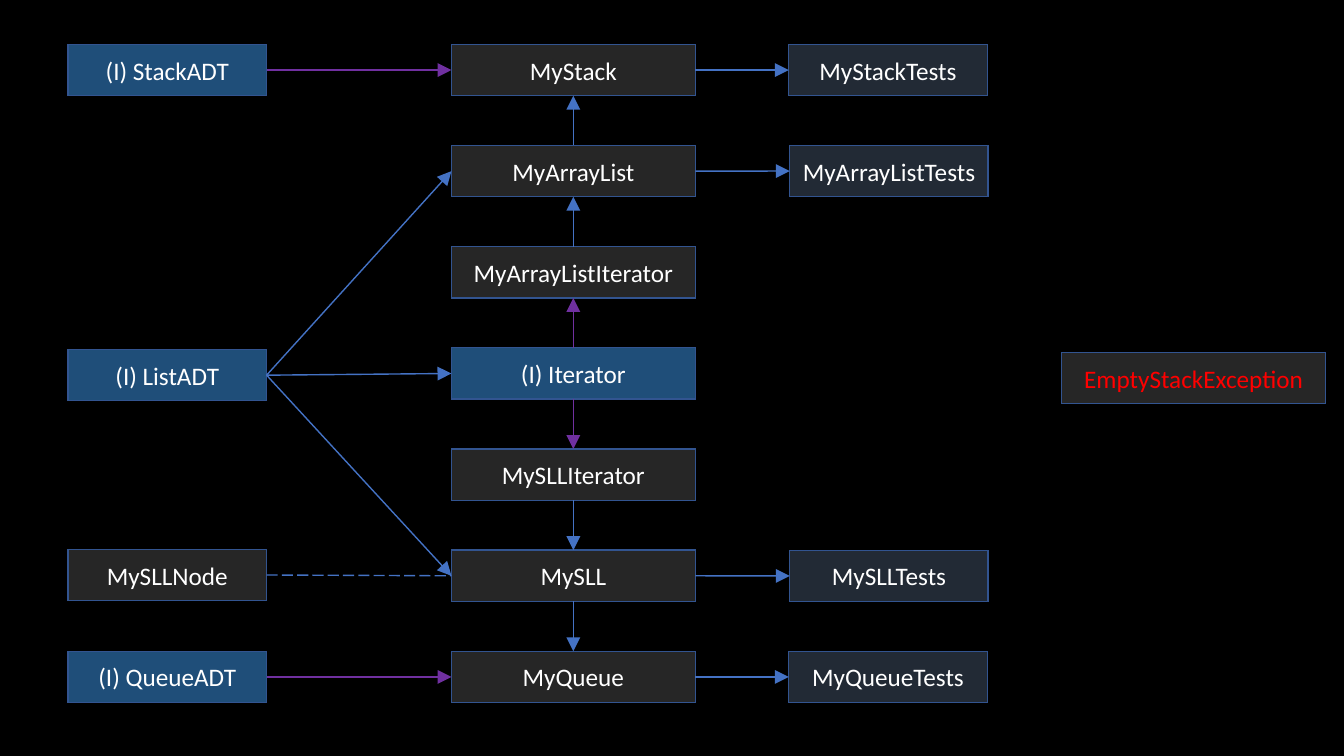
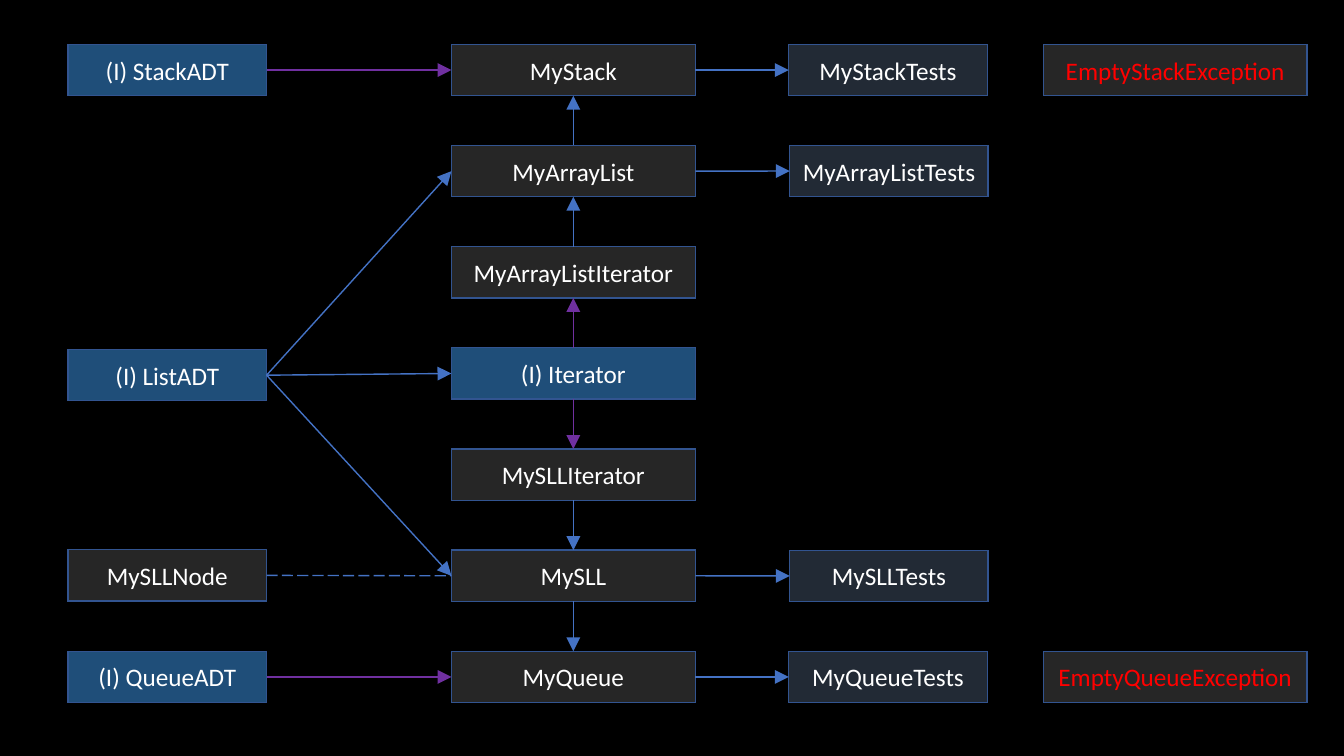
Before and after one commit to Jaeyoung-Kim-Dev/Stack-and-Queue-ADTs, a slide deck: slide 1 of MyMap.pptx. Drawn at 1344x756 pixels with LibreOffice and Linux fonts; fonts in the diff are those of the drawing. Boxes give left, top, right and bottom in pixels: in the first picture for what was removed or moved away, otherwise in the second. Text is boxed around its words. In the diff, an @@ line names an element or a change of style, - is before the commit and + after.

```diff
--- a/MyMap.pptx
+++ b/MyMap.pptx
@@ rectangle "EmptyStackException": place and size @@
-rectangle "EmptyStackException" at [1062,353,1326,404]
+rectangle "EmptyStackException" at [1044,44,1308,96]
@@ rectangle added at [1044,651,1308,703], fill #262626, outline #325491 1 pt, 18 pt, text #FF0000 @@
+EmptyQueueException
```
Also in this commit, not shown: 10 other files.
